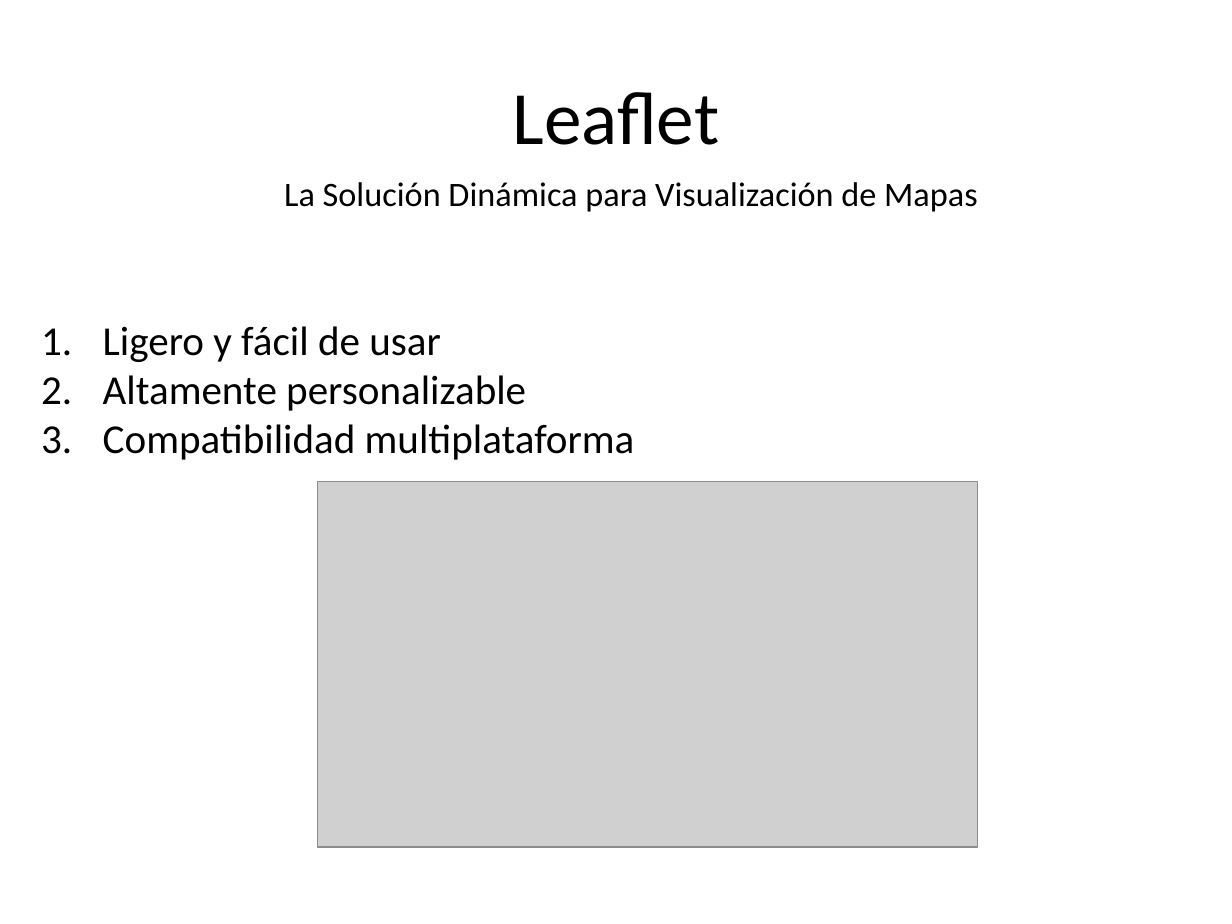
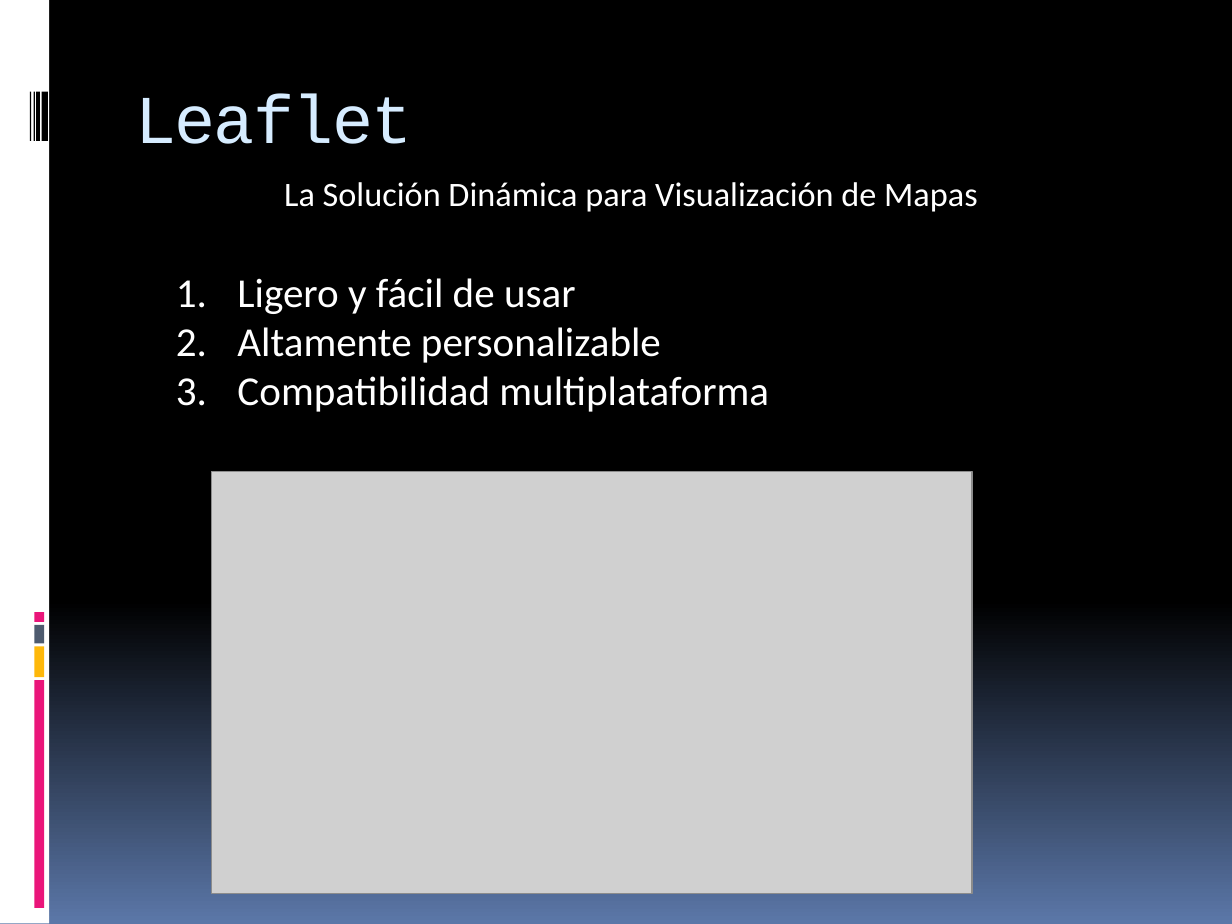
Before and after one commit to Sud-Austral/propuesta_kobol, a slide deck: slide 10 of PresentacionKobol.pptx. Drawn at 1232x924 pixels with LibreOffice and Linux fonts; fonts in the diff are those of the drawing; grey boxes stand for pictures. Boxes give left, top, right and bottom in pixels: in the first picture for what was removed or moved away, otherwise in the second. Text is boxed around its words. In the diff, an @@ line names an element or a change of style, - is before the commit and + after.

```diff
--- a/PresentacionKobol.pptx
+++ b/PresentacionKobol.pptx
@@ background #FFFFFF to gradient #000000 to #5B77A8 @@
@@ rectangle added at bbox=[0, 0, 49, 924], fill #FFFFFF @@
@@ title "Leaflet": place and size @@
-title "Leaflet" at bbox=[512, 92, 719, 145]
+title "Leaflet" at bbox=[135, 94, 412, 144]
@@ title "Leaflet" at bbox=[135, 94, 412, 144]: size 44 to 40 pt, font Calibri to Courier New, text colour #000000 to #D6ECFF, letter spacing 0 to -1 pt; alignment centre to left; vertical alignment middle to top @@
@@ rectangle added at bbox=[30, 91, 31, 140], fill #000000 @@
@@ rectangle added at bbox=[33, 91, 34, 140], fill #000000 @@
@@ rectangle added at bbox=[36, 91, 39, 140], fill #000000 @@
@@ rectangle added at bbox=[42, 91, 48, 140], fill #000000 @@
@@ text "La Solución Dinámica para Visualización ..." at bbox=[284, 182, 977, 212]: text colour #000000 to #FFFFFF @@
@@ text "Ligero y fácil de usar" at bbox=[237, 278, 769, 412]: text colour #000000 to #FFFFFF @@
@@ text "Ligero y fácil de usar": place and size @@
-text "Ligero y fácil de usar" at bbox=[103, 326, 635, 460]
+text "Ligero y fácil de usar" at bbox=[237, 278, 769, 412]
@@ picture: place and size @@
-picture at bbox=[318, 482, 977, 848]
+picture at bbox=[212, 472, 972, 893]
@@ rectangle added at bbox=[34, 625, 44, 643], fill #4E5B6F @@
@@ rectangle added at bbox=[34, 612, 44, 622], fill #EA157A @@
@@ rectangle added at bbox=[34, 647, 44, 678], fill #FEB80A @@
@@ rectangle added at bbox=[34, 680, 44, 908], fill #EA157A @@
```
Also in this commit, not shown: 13 other slides changed.
